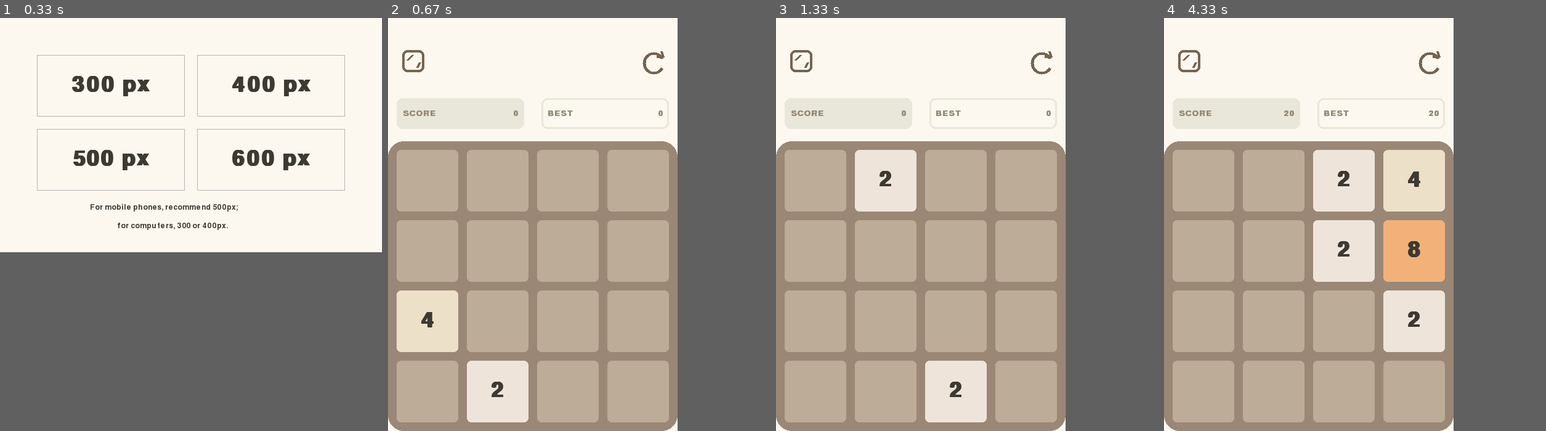
Above: before the commit, frames 1-4 (left to right).
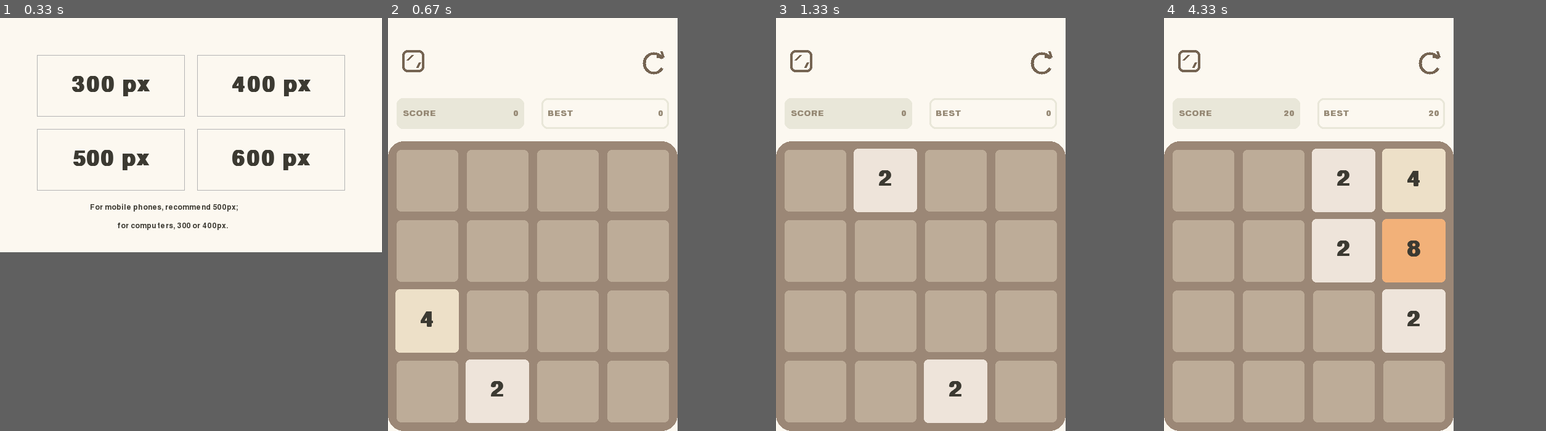
Above: after the commit, the same moments.

Repository: honzhe05/2048-made-with-pygame
Game: pygame game, started from 2048.py
The game is run twice, just before and just after one commit, with the same random seed, the same clock (stepped at 60 frames per second) and the same inputs.
Inputs (mouse positions are in pixels of both pictures, inside the frame that each line leads up to):
- Up to frame 1 (0.33 s): no input
- Up to frame 2 (0.67 s): press the mouse at (659, 84) at 0.37 s; move the mouse to (663, 108) at 0.47 s; release the mouse at (666, 129) at 0.6 s
- Up to frame 3 (1.33 s): hold Right 0.67-1.13 s; press the mouse at (1043, 63) at 1.2 s; move the mouse to (963, 158) at 1.3 s
- Up to frame 4 (4.33 s): release the mouse at (1270, 253) at 1.43 s; hold Up 1.5-1.8 s; hold Right 1.83-2.3 s; hold Left 2.33-2.87 s; hold Down 2.9-3.2 s; hold Left 3.23-3.63 s; hold Up 3.67-4.03 s; hold Right from 4.07 s (still down)

Frame 1 is identical in both runs. In frame 2, 0.4% of the frame differs, in the area x 1-37%, y 65-99%; in frame 3, 0.4%; in frame 4, 0.9%, in the area x 38-74%, y 31-82%.

Commit message:
fix block size and update game over screen

Diff:
--- a/2048.py
+++ b/2048.py
@@ -7,7 +7,7 @@
 from collections import deque
 
 
-# part 1
+# =========== part 1 ===========
 class block_body(pygame.sprite.Sprite):
     def __init__(self, Color, X, Y, Value, anim):
         pygame.sprite.Sprite.__init__(self)
@@ -20,28 +20,32 @@
         self.image = self.base_image.copy()
         pygame.draw.rect(
             self.base_image, self.color,
-            pygame.Rect(0, 0, block, block),
+            pygame.Rect(0, 0, block_big, block_big),
             border_radius=int(screen_size / 53)
         )
 
         font_sm = pygame.font.SysFont(
-            "comingsoon", int(block*0.5)
+            "comingsoon", int(block_big*0.5)
         )
         font_sm.set_bold(True)
-        text = font_sm.render(str(self.value), True, (60, 58, 50))
-        text_rect = text.get_rect(center=(block/2, block/2))
+        text = font_sm.render(
+            str(self.value), True, (60, 58, 50)
+        )
+        text_rect = text.get_rect(
+            center=(block_big/2, block_big/2)
+        )
         self.base_image.blit(text, text_rect)
 
         self.rect = self.base_image.get_rect()
-        self.X = grid + X * block_width
-        self.Y = block_width + block + Y * block_width
+        self.X = grid - grid_big + X * block_width
+        self.Y = block_width + block - grid_big + Y * block_width
         self.start_pos = pygame.Vector2(self.X, self.Y)
         self.target_pos = pygame.Vector2(self.X, self.Y)
 
         self.move_progress = 1.0
         self.move_speed = 0.48
 
-        self.anim_size = int(block * 0.4)
+        self.anim_size = int(block_big * 0.4)
         self.font_anim = 0.71
 
         self.board_pos = (X, Y)
@@ -66,7 +70,7 @@
                 board[end[0]][end[1]] = value
                 sprite2.color = color
                 sprite2.value = value
-                sprite2.anim_size = int(block * 0.4)
+                sprite2.anim_size = int(block_big * 0.4)
                 sprite2.font_anim = 0.71
                 sprite2.anim = True
                 sprite2.board_pos = (end[0], end[1])
@@ -82,8 +86,8 @@
 
             board[start[0]][start[1]] = 0
             board[end[0]][end[1]] = sprite.value
-            tpx = grid + end[0] * block_width
-            tpy = block_width + block + end[1] * block_width
+            tpx = grid - grid_big + end[0] * block_width
+            tpy = block_width + block - grid_big + end[1] * block_width
             sprite.board_pos = (end[0], end[1])
             sprite.prev_X = sprite.X
             sprite.prev_Y = sprite.Y
@@ -98,7 +102,8 @@
             del path_dict[start]
 
         if moved:
-            global pending_new_tile
+            global pending_new_tile, move_times
+            move_times += 1
             pending_new_tile = True
             save_data()
 
@@ -113,10 +118,10 @@
         self.X, self.Y = now_pos.x, now_pos.y
 
         if self.anim:
-            if self.anim_size < block:
+            if self.anim_size < block_big:
                 self.anim_size += 30
-                if self.anim_size >= block:
-                    self.anim_size = block
+                if self.anim_size >= block_big:
+                    self.anim_size = block_big
                     self.anim = False
             scaled_image = pygame.transform.smoothscale(
                 self.base_image,
@@ -125,7 +130,8 @@
             self.image = scaled_image
             self.rect = self.image.get_rect(
                 center=(
-                    self.X + block / 2, self.Y + block / 2
+                    self.X + block_big / 2,
+                    self.Y + block_big / 2
                 )
             )
         else:
@@ -180,10 +186,10 @@
 
 
 def resize(set_row, set_screen):
-    global row, screen_size, block, grid
+    global row, screen_size, block, grid, grid_big
     global block_width, sc_w, sc_h, screen, asize
-    global t, agrid, apos, a, b, b1, c, d, pos
-    global dir_pos, font_size_small, font
+    global t, agrid, apos, a, b, b1, c, d, pos, block_big
+    global dir_pos, font_size_small, font, font_big
 
     arrow.empty()
 
@@ -191,6 +197,8 @@
     screen_size = set_screen
     block = int(screen_size / row)
     grid = int(block / 7)
+    grid_big = grid * 0.14
+    block_big = block + grid_big * 2
     block_width = block + grid
     sc_w = row * block_width + grid
     sc_h = sc_w + 2 * block
@@ -219,8 +227,15 @@
     ]
 
     font_size_small = int(screen_size / 20)
-    font = pygame.font.SysFont("comingsoon", font_size_small)
+    font_size_big = int(screen_size / 6)
+    font = pygame.font.SysFont(
+        "comingsoon", font_size_small
+    )
+    font_big = pygame.font.SysFont(
+        "comingsoon", font_size_big
+    )
     font.set_bold(True)
+    font_big.set_bold(True)
 
     all.empty()
     sprite_map.clear()
@@ -267,9 +282,10 @@
 dy = [0, 1, 0, -1]
 
 mouse_released, mouse_pressed = False, False
-
-row, screen_size, block, grid = 4, 0, 0, 0
-block_width, sc_w, sc_h = 0, 0, 0
+any_keydown = False
+
+row, screen_size, block, grid, grid_big = 4, 0, 0, 0, 0
+block_width, sc_w, sc_h, block_big = 0, 0, 0, 0
 
 asize, t, agrid, apos = 0, 0, 0, 0
 a, b, b1, c, d = 0, 0, 0, 0, 0
@@ -278,9 +294,11 @@
 board = [[0]*row for _ in range(row)]
 font_size_small = 0
 font = pygame.font.SysFont(None, 0)
+font_big = pygame.font.SysFont(None, 0)
 
 score = 0
 best_score = 0
+move_times = 0
 
 first_moved = False
 game_over = False
@@ -300,16 +318,24 @@
     if value in text_cache:
         return text_cache[value]
 
-    surf = pygame.Surface((block, block), pygame.SRCALPHA)
+    surf = pygame.Surface(
+        (block_big, block_big), pygame.SRCALPHA
+    )
     pygame.draw.rect(
-        surf, color, pygame.Rect(0, 0, block, block),
+        surf, color, pygame.Rect(
+            0, 0, block_big, block_big
+        ),
         border_radius=int(screen_size / 53)
     )
 
-    font_sm = pygame.font.SysFont("comingsoon", int(block * 0.5))
+    font_sm = pygame.font.SysFont("comingsoon", int(block_big * 0.5))
     font_sm.set_bold(True)
-    text = font_sm.render(str(value), True, (60, 58, 50))
-    text_rect = text.get_rect(center=(block / 2, block / 2))
+    text = font_sm.render(
+        str(value), True, (60, 58, 50)
+    )
+    text_rect = text.get_rect(
+        center=(block_big / 2, block_big / 2)
+    )
     surf.blit(text, text_rect)
 
     text_cache[value] = surf
@@ -428,7 +454,8 @@
     else:
         return range(row)
 
-# part 2
+
+# =========== part 2 ===========
 def update_score_label(text, text1, kind):
     text = font.render(text, True, (151, 138, 118))
     text_sc = font.render(text1, True, (151, 138, 118))
@@ -498,7 +525,7 @@
 
 def restart_game():
     global board, score, first_moved
-    global empty_positions
+    global empty_positions, move_times
 
     if first_moved:
         board = [[0]*row for _ in range(row)]
@@ -507,7 +534,10 @@
         anim_list.clear()
         path_dict.clear()
         all.empty()
+
         score = 0
+        move_times = 0
+
         for _ in range(2):
             generate_block(True)
 
@@ -526,7 +556,8 @@
         "score": score,
         "best score": best_score,
         "screen_size": screen_size,
-        "first_moved": first_moved
+        "first_moved": first_moved,
+        "move_times": move_times
     }
 
     try:
@@ -541,7 +572,7 @@
 def load_data():
     file = get_save_path()
     global board, score, best_score, screen_size
-    global first_moved
+    global first_moved, move_times
 
     if os.path.exists(file) and os.path.getsize(file) > 0:
         with open(file, "r", encoding="utf-8") as f:
@@ -552,12 +583,14 @@
                 best_score = data.get("best score", 0)
                 screen_size = data.get("screen_size", 0)
                 first_moved = data.get("first_moved", 0)
+                move_times = data.get("move_times", 0)
             except json.JSONDecodeError:
                 board = [[0]*4 for _ in range(4)]
                 score = 0
                 best_score = 0
                 screen_size = 0
                 first_moved = False
+                move_times = 0
 
     else:
         board = [[0]*4 for _ in range(4)]
@@ -565,6 +598,7 @@
         best_score = 0
         screen_size = 0
         first_moved = False
+        move_times = 0
 
 
 def draw_resize_icon(center, size, color=(117, 100, 82)):
@@ -593,14 +627,26 @@
     screen.blit(overlay, (0, 0))
 
     r2 = int(screen_size / 8)
-    reload_rect = pygame.Rect(sc_w / 2 - r2 / 2, sc_h / 1.8, r2, r2)
+    reload_rect = pygame.Rect(
+        sc_w / 2 - r2 / 2, sc_h / 1.8, r2, r2
+    )
+
+    s = pygame.Surface(
+        (r2 * 1.5, r2 * 1.5), pygame.SRCALPHA
+    )
+    pygame.draw.rect(
+        s, (0, 0, 0, 70), s.get_rect(),
+        border_radius=int(screen_size / 20)
+    )
+    s_rect = s.get_rect(center=reload_rect.center)
+    screen.blit(s, s_rect)
+
     draw_reload_icon(reload_rect.center, r2 / 2, (255, 255, 255))
 
-    keys = pygame.key.get_pressed()
     mouse_pos = pygame.mouse.get_pos()
     mouse_click = pygame.mouse.get_pressed()[0]
     if (
-        keys[pygame.K_RETURN] or (
+        any_keydown or (
             reload_rect.collidepoint(mouse_pos) and
             mouse_click
         )
@@ -609,16 +655,20 @@
         global game_over
         game_over = False
 
-    font_big = pygame.font.SysFont(
-        "comingsoon", int(screen_size / 7)
-    )
-    font_big.set_bold(True)
     text = font_big.render(
         "GAME OVER", True, (255, 255, 255)
     )
+    text_move = font.render(
+        f"this time u moved {move_times} times!",
+        True, (255, 255, 255)
+    )
     screen.blit(
         text, text.get_rect(
-            center=(sc_w / 2, sc_h / 2 - r2))
+            center=(sc_w / 2, sc_h / 2 - r2 * 1.3))
+    )
+    screen.blit(
+        text_move, text_move.get_rect(
+            center=(sc_w / 2, sc_h / 2.1 + r2 / 4))
     )
 
 
@@ -732,6 +782,7 @@
 
 while True:
     mouse_released, mouse_pressed = False, False
+    any_keydown = False
     clock.tick(60)
 
     for e in pygame.event.get():
@@ -740,6 +791,8 @@
             pygame.quit()
             sys.exit()
         elif e.type == pygame.KEYDOWN:
+            any_keydown = True
+
             if any_block_moving():
                 break
 
